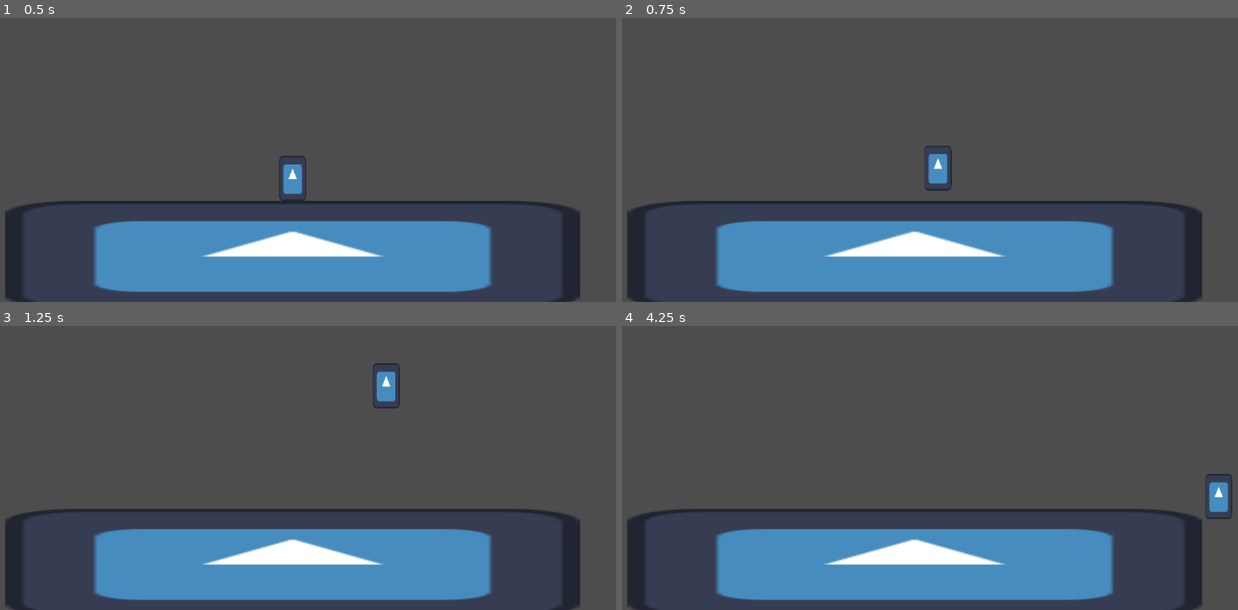
Above: before the commit, frames 1-4 (two rows, left to right).
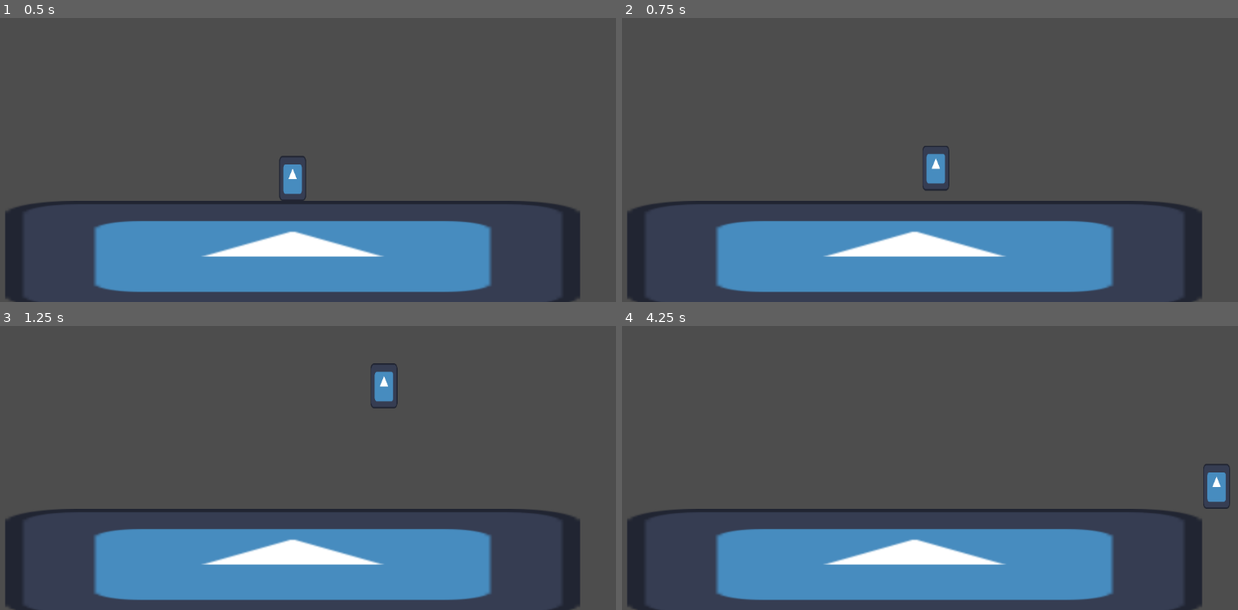
Above: after the commit, the same moments.

Repository: Shuflduf/Goose-Fight-Real
Game: Godot game, scene res://world.tscn
Two runs of this game, one before a commit and one after it. Both use one fixed random seed, a clock stepped at 60 frames per second and the inputs below. The engine's default icon, where the game draws it, is replaced by a stand-in: a white triangle on a blue panel in a dark square.
Inputs:
- Up to frame 1 (0.5 s): no input
- Up to frame 2 (0.75 s): tap Enter at 0.5 s; hold Right (right) from 0.53 s (still down); tap Z (jump) at 0.6 s
- Up to frame 3 (1.25 s): keep holding Right (right); tap Z (jump) at 0.77, 1.07 s
- Up to frame 4 (4.25 s): tap Z (jump) at 1.35, 1.52, 1.82, 2.1, 2.85, 3.02, 3.32, 3.6, 3.77, 4.07 s; release Right (right) at 2.03 s; hold Left (left) 2.03-2.78 s; hold Right (right) from 2.78 s (still down)

Frame 1 is identical in both runs. In frame 2, 0.2% of the frame differs, in the area x 48-54%, y 45-61%; in frame 3, 0.2%; in frame 4, 0.5%, in the area x 94-100%, y 48-68%.

Commit message:
better integration between horiz and vert movement

Diff:
--- a/Player/vertical_movement.gd
+++ b/Player/vertical_movement.gd
@@ -43,3 +43,5 @@
 func apply_jump_vel(strength: float) -> void:
     p.velocity.y = strength
     jumping = false
+    var input_dir: float = Input.get_axis(&"left", &"right")
+    p.velocity.x = input_dir * PHorizMovement.WALK_SPEED
--- a/horizontal_movement.gd
+++ b/horizontal_movement.gd
@@ -1,8 +1,11 @@
+class_name PHorizMovement
 extends PlayerComponent
 
 const WALK_SPEED: float = 250.0
-const RUN_SPEED: float = 500.0
+const RUN_SPEED: float = 450.0
 const RUN_WINDOW: float = 0.2
+const GROUND_ACCEL: float = 20.0
+const AIR_ACCEL: float = 8.0
 
 var running: bool = false
 var run_timer: float = 0.0
@@ -24,7 +27,7 @@
             running = true
             run_timer = 0.0
 
-    if run_timer > RUN_WINDOW:
+    if run_timer > RUN_WINDOW or not p.is_on_floor():
         run_timer = 0.0
         last_run_dir = 0
         running = false
@@ -32,4 +35,5 @@
     if running and input_dir:
         p.velocity.x = input_dir * RUN_SPEED
     else:
-        p.velocity.x = lerp(p.velocity.x, input_dir * WALK_SPEED, delta * 30.0)
+        var accel: float = GROUND_ACCEL if p.is_on_floor() else AIR_ACCEL
+        p.velocity.x = lerp(p.velocity.x, input_dir * WALK_SPEED, delta * accel)
